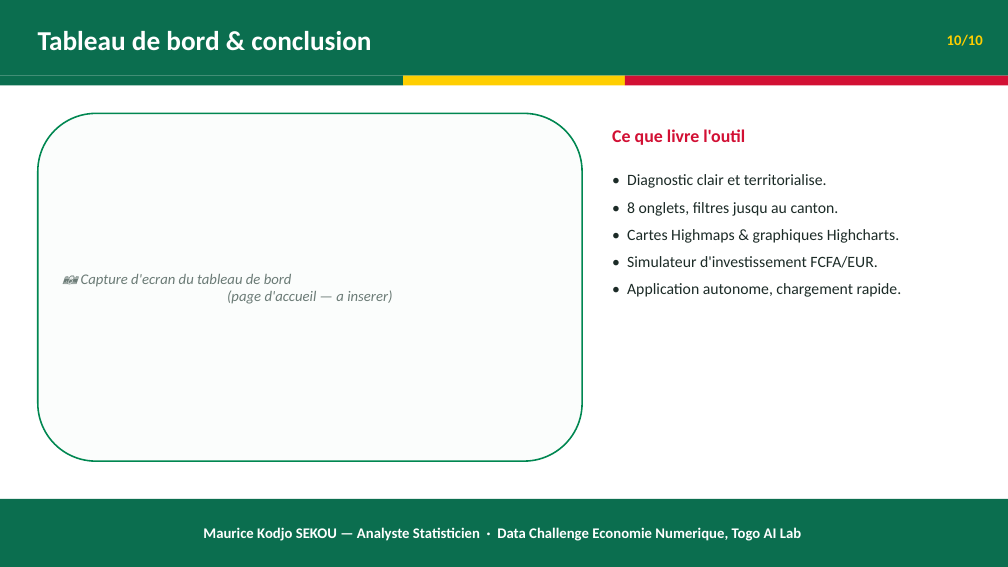
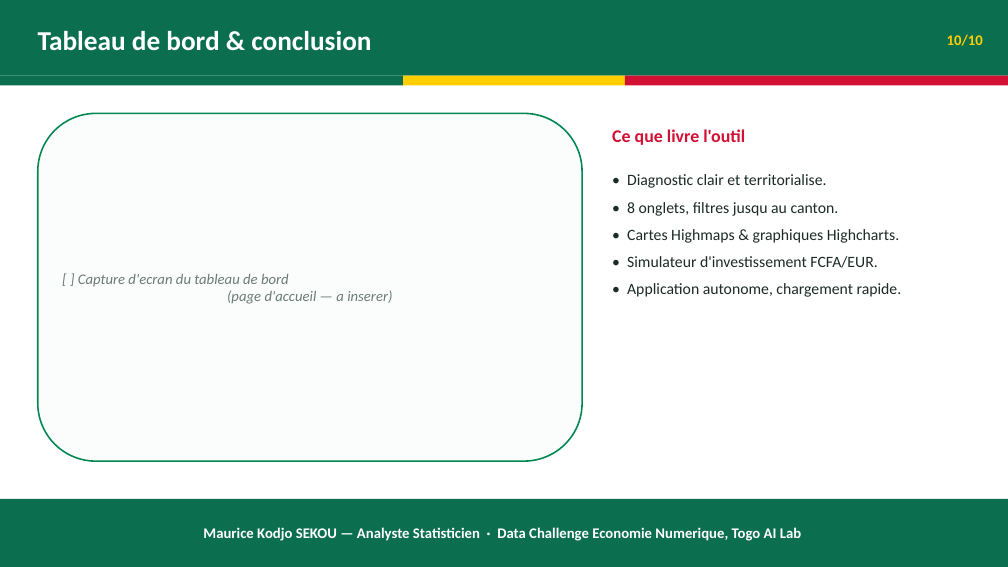
Before and after one commit to SEKOUKodjo/AKOMEA, a slide deck: slide 10 of dashboard_econ_num/rapport/Presentation_Economie_Numerique_Togo.pptx. Drawn at 1008x567 pixels with LibreOffice and Linux fonts; fonts in the diff are those of the drawing. Boxes give left, top, right and bottom in pixels: in the first picture for what was removed or moved away, otherwise in the second. Text is boxed around its words. In the diff, an @@ line names an element or a change of style, - is before the commit and + after.

```diff
--- a/dashboard_econ_num/rapport/Presentation_Economie_Numerique_Togo.pptx
+++ b/dashboard_econ_num/rapport/Presentation_Economie_Numerique_Togo.pptx
@@ text in rounded rectangle at box(78, 274, 392, 304): text changed @@
-📷 Capture d'ecran du tableau de bord
-(page d'accueil — a inserer)
+[ ] Capture d'ecran du tableau de bord
+(page d'accueil — a inserer)
```
Also in this commit, not shown: 1 other slide changed, 7 other files.
